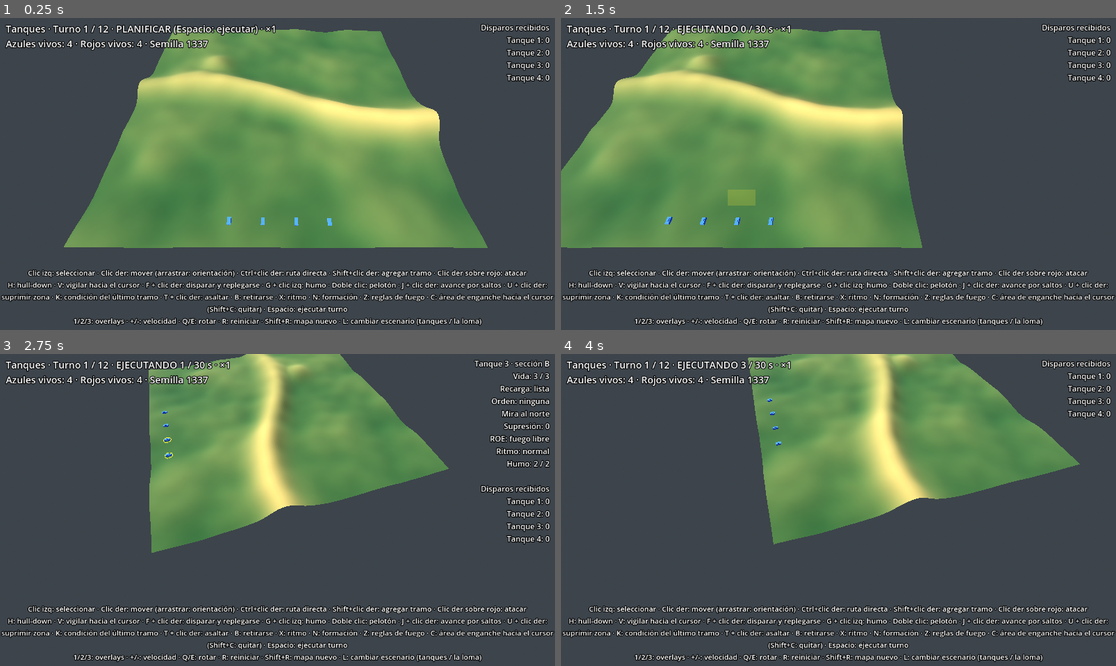
Above: before the commit, frames 1-4 (two rows, left to right).
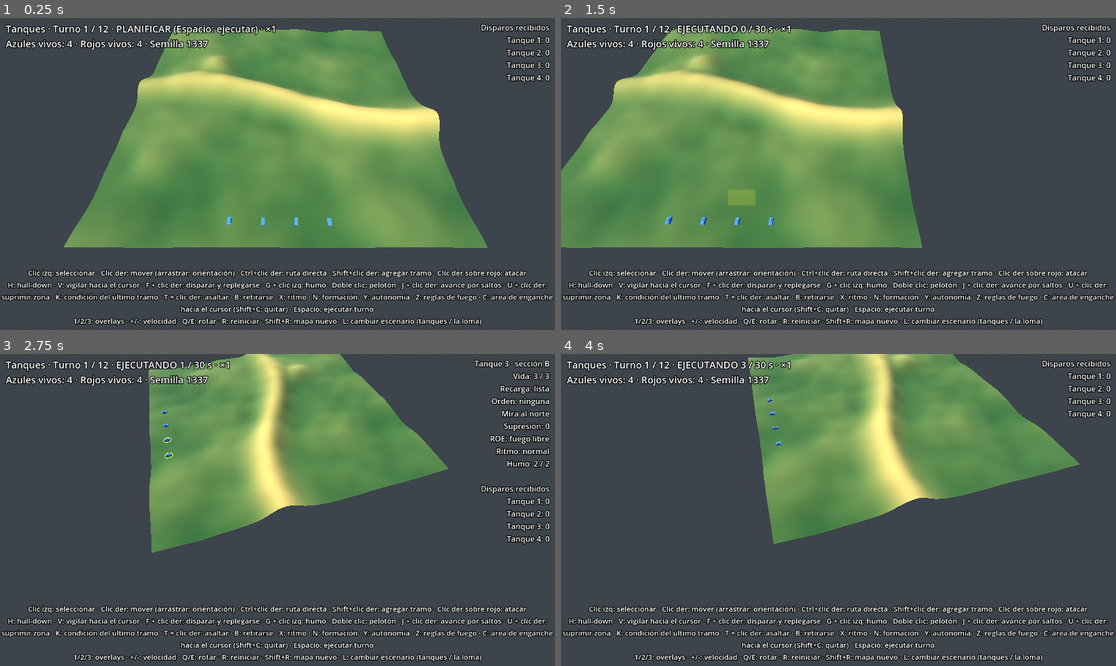
Above: after the commit, the same moments.

Repository: LeandroK99/Demogamev1
Game: Godot game, scene res://main.tscn
The game is run twice, just before and just after one commit, with the same random seed, the same clock (stepped at 60 frames per second) and the same inputs.
Inputs (mouse positions are in pixels of both pictures, inside the frame that each line leads up to):
- Up to frame 1 (0.25 s): no input
- Up to frame 2 (1.5 s): tap Enter at 0.5 s; move the mouse to (960, 158) at 0.52 s; hold D 0.53-1.25 s; tap Y at 0.6 s; click (960, 158) at 0.67 s; tap Space at 0.77 s; drag from (727, 189) to (810, 236) at 1.27 s
- Up to frame 3 (2.75 s): move the mouse to (333, 441) at 2.02 s; hold D from 2.03 s (still down); hold Q from 2.03 s (still down); tap Y at 2.3 s
- Up to frame 4 (4 s): release D at 2.75 s; release Q at 2.75 s; drag from (810, 572) to (672, 463) at 2.77 s; move the mouse to (1005, 556) at 3.52 s; hold A from 3.53 s (still down); tap H at 3.6 s; tap Space at 3.77 s; tap Y at 3.8 s

The runs differ from the first frame. In frame 1, 1.0% of the frame differs, in the area x 32-100%, y 88-95%; in frame 2, 1.0%; in frame 3, 1.0%; in frame 4, 1.0%.

Commit message:
fase 44: radio en el HUD, intención sobre cada escuadra, autonomía y jefe en el panel, tecla Y, banco IA contra IA en la loma
Co-Authored-By: Claude Opus 5.5 <noreply@anthropic.com>
Claude-Session: https://claude.ai/code/session_01FRAVKPY78grxLMWDVvAnAv

Diff:
--- a/game/hud.gd
+++ b/game/hud.gd
@@ -4,7 +4,7 @@
 
 const PLAYER_SIDE: int = 0
 const HELP: String = "Clic izq: seleccionar · Clic der: mover (arrastrar: orientación) · Ctrl+clic der: ruta directa · Shift+clic der: agregar tramo · Clic der sobre rojo: atacar\n" \
-	+ "H: hull-down · V: vigilar hacia el cursor · F + clic der …(190 unchanged characters)… : retirarse · X: ritmo · N: formación · Z: reglas de fuego · C: área de enganche …(188 unchanged characters)…
+	+ "H: hull-down · V: vigilar hacia el cursor · F + clic der …(190 unchanged characters)… : retirarse · X: ritmo · N: formación · Y: autonomía · Z: reglas de fuego · C: área de enganche …(188 unchanged characters)…
 const ORDER_NAMES: Dictionary = {
 	Unit.Order.NONE: "ninguna",
 	Unit.Order.MOVE: "mover",
@@ -45,6 +45,8 @@
 var _unit_info: Label = Label.new()
 var _help: Label = Label.new()
 var _banner: Label = Label.new()
+var _radio: Label = Label.new()
+const RADIO_LINES: int = 6
 
 
 func setup(p_world: SimWorld, tc: TurnController, ic: InputController, p_seed: int) -> void:
@@ -71,6 +73,13 @@
 	_help.autowrap_mode = TextServer.AUTOWRAP_WORD_SMART
 	_help.offset_bottom = -8.0
 	add_child(_help)
+
+	_style(_radio, 15)
+	_radio.set_anchors_preset(Control.PRESET_BOTTOM_LEFT)
+	_radio.grow_vertical = Control.GROW_DIRECTION_BEGIN
+	_radio.position = Vector2(12.0, -150.0)
+	_radio.modulate = Color(0.75, 1.0, 0.75)
+	add_child(_radio)
 
 	_style(_banner, 52)
 	_banner.set_anchors_preset(Control.PRESET_CENTER)
@@ -100,6 +109,7 @@
 		scen, world.turn, Config.MAX_TURNS, phase_text, roundi(turn_controller.speed()),
 		world.alive_count(0), world.alive_count(1), map_seed]
 	_unit_info.text = _unit_text()
+	_radio.text = radio_text(world, PLAYER_SIDE, RADIO_LINES)
 	if world.game_over:
 		_banner.visible = true
 		var result: String = "EMPATE"
@@ -108,6 +118,23 @@
 		elif world.winner != SimWorld.DRAW:
 			result = "DERROTA"
 		_banner.text = "%s\nR: jugar de nuevo · Shift+R: mapa nuevo" % result
+
+
+## Las últimas n líneas de radio del bando: "[m:ss] Escuadra 2: ¡contacto! ...".
+static func radio_text(w: SimWorld, side: int, n: int) -> String:
+	var lines: PackedStringArray = PackedStringArray()
+	for i: int in range(w.radio_log.size() - 1, -1, -1):
+		var r: Dictionary = w.radio_log[i]
+		if int(r["side"]) != side:
+			continue
+		var secs: int = roundi(float(r["tick"]) * Config.TICK)
+		var u: Unit = w.get_unit(int(r["unit"]))
+		lines.insert(0, "[%d:%02d] %s %d: %s" % [secs / 60, secs % 60, unit_name(u), u.id + 1, r["text"]])
+		if lines.size() >= n:
+			break
+	if lines.is_empty():
+		return ""
+	return "Radio\n" + "\n".join(lines)
 
 
 static func unit_name(u: Unit) -> String:
@@ -204,6 +231,12 @@
 			if sel.broken:
 				state = " · QUEBRADA"
 			lines.append("Moral: %d%s" % [roundi(sel.morale), state])
+			var m: SquadMind = sel.mind
+			lines.append("Autonomía: %s · jefe %s" % [SquadMind.AUTONOMY_NAMES[m.autonomy], SquadMind.QUALITY_NAMES[m.quality]])
+			if m.is_disorganized(world.total_ticks):
+				lines.append("Decide: SIN JEFE, desorganizada")
+			elif not m.is_following():
+				lines.append("Decide: %s" % m.option_name())
 		var supp_state: String = ""
 		if world.is_pinned(sel):
 			supp_state = " · inmovilizada"
--- a/game/input_controller.gd
+++ b/game/input_controller.gd
@@ -129,6 +129,9 @@
 	if key != null and key.pressed and not key.echo and key.physical_keycode == KEY_N:
 		_cycle_formation()
 		return
+	if key != null and key.pressed and not key.echo and key.physical_keycode == KEY_Y:
+		_cycle_autonomy()
+		return
 	if key != null and key.pressed and not key.echo and key.physical_keycode == KEY_T:
 		if world.phase == SimWorld.Phase.PLAN and not selected_ids.is_empty():
 			pending_mode = "assault"
@@ -364,6 +367,20 @@
 	var next: int = (u.formation + 1) % Unit.Formation.size()
 	for id: int in selected_ids:
 		world.set_formation(id, next)
+
+
+## Y: autonomía de las escuadras elegidas (estricta, normal, alta).
+func _cycle_autonomy() -> void:
+	var u: Unit = null
+	for id: int in selected_ids:
+		if world.get_unit(id).mind != null:
+			u = world.get_unit(id)
+			break
+	if u == null:
+		return
+	var next: int = (u.mind.autonomy + 1) % SquadMind.Autonomy.size()
+	for id: int in selected_ids:
+		world.set_autonomy(id, next)
 
 
 ## C: área de enganche hacia el cursor (arco centrado en el cursor y distancia máxima
--- a/game/unit_view.gd
+++ b/game/unit_view.gd
@@ -121,6 +121,10 @@
 		elif unit.suppression >= Config.SUPPRESSED:
 			mark = " ▼"
 		_label.text = "%d%s" % [unit.hp, mark]
+		if unit.mind != null and unit.side == player_side and world != null:
+			var intent: String = unit.mind.intent_short(world.total_ticks)
+			if intent != "":
+				_label.text += "\n" + intent # lo que decidió por su cuenta
 		_label.modulate = Color.WHITE.lerp(Color(1.0, 0.35, 0.2), clampf(unit.suppression / 100.0, 0.0, 1.0))
 
 
--- a/sim/mind_sim.gd
+++ b/sim/mind_sim.gd
@@ -275,8 +275,8 @@
 		if not u.path.is_empty():
 			s[SquadMind.Option.FLANK] = Config.FLANK_SCORE + 1.0
 		return
-	if m.option != SquadMind.Option.FOLLOW:
-		return
+	if m.option != SquadMind.Option.FOLLOW or u.path.is_empty():
+		return # solo flanquea la que avanza; la que defiende se queda en su puesto
 	if w.fired_upon_within(u, Config.FLANK_QUIET_SECONDS) or u.order in [Unit.Order.ASSAULT, Unit.Order.WITHDRAW]:
 		return
 	for id: int in m.contacts:
@@ -484,15 +484,19 @@
 	if m.is_following():
 		_save_intent(u)
 	_exit(w, u, m.option)
+	var was: int = m.option
 	m.option = opt
 	m.since_tick = w.total_ticks
-	m.data = {}
+	m.data = {"was": was}
 	if opt == SquadMind.Option.FOLLOW:
 		_restore_intent(w, u)
-		w.radio(u, "retoma la orden")
+		if was not in [SquadMind.Option.CONTACT_DRILL, SquadMind.Option.AMBUSH]:
+			w.radio(u, "retoma la orden") # tras un drill o una emboscada sigue sin avisar
 	else:
 		_enter(w, u, opt)
 		w.radio(u, _announce(opt))
+		var key: String = SquadMind.OPTION_NAMES[opt]
+		w.decision_counts[key] = int(w.decision_counts.get(key, 0)) + 1
 
 
 func _enter(w: SimWorld, u: Unit, opt: int) -> void:
--- a/sim/sim_world.gd
+++ b/sim/sim_world.gd
@@ -64,6 +64,8 @@
 var minds: MindSim = MindSim.new() # la autonomía de las escuadras
 ## Radio: lo que las escuadras deciden por su cuenta. {tick, turn, side, unit, text}, el último al final.
 var radio_log: Array[Dictionary] = []
+## Decisiones propias tomadas en la partida (nombre de la opción -> cantidad), para el banco IA contra IA.
+var decision_counts: Dictionary = {}
 var _autonomous: int = 0 # > 0: órdenes que se da la propia escuadra (valen en la ejecución)
 
 
@@ -696,6 +698,17 @@
 
 
 ## Ritmo de una unidad (solo en PLAN). Dura hasta que se cambie.
+## Autonomía de una escuadra (en cualquier fase). Bajarla a estricta la hace volver a la orden.
+func set_autonomy(unit_id: int, autonomy: int) -> bool:
+	var u: Unit = get_unit(unit_id)
+	if u == null or not u.alive or u.mind == null:
+		return false
+	u.mind.autonomy = autonomy
+	if not SquadMind.allowed(autonomy, u.mind.option):
+		minds.switch_to(self, u, SquadMind.Option.FOLLOW)
+	return true
+
+
 func set_pace(unit_id: int, pace: int) -> bool:
 	var u: Unit = get_unit(unit_id)
 	if u == null or not u.alive or phase != Phase.PLAN:
--- a/sim/squad_mind.gd
+++ b/sim/squad_mind.gd
@@ -15,6 +15,8 @@
 ## Para la radio y el HUD.
 const OPTION_NAMES: Array[String] = ["sigue la orden", "contacto", "se reubica", "emboscada",
 	"rompe el contacto", "avanza por saltos", "flanquea", "rescata un herido"]
+## Ícono de intención sobre la escuadra (vacío = cumple la orden).
+const INTENT_SHORT: Array[String] = ["", "CONTACTO", "REUBICA", "EMBOSCADA", "SE REPLIEGA", "SALTOS", "FLANQUEA", "RESCATE"]
 const AUTONOMY_NAMES: Array[String] = ["estricta", "normal", "alta"]
 const QUALITY_NAMES: Array[String] = ["veterano", "regular", "novato"]
 
@@ -125,3 +127,8 @@
 
 func option_name() -> String:
 	return OPTION_NAMES[option]
+
+
+## Texto corto de lo que está haciendo por su cuenta (para el ícono sobre la escuadra).
+func intent_short(now: int) -> String:
+	return "SIN JEFE" if is_disorganized(now) else INTENT_SHORT[option]
--- /dev/null
+++ b/tests/harness_loma.gd
@@ -0,0 +1,56 @@
+extends SceneTree
+## Banco IA contra IA en La loma (no es un test): el azul avanza hacia la cresta con autonomía alta
+## y el rojo defiende con su comandante. Imprime ganador, bajas y decisiones por semilla y el total.
+## godot --headless --path . --script res://tests/harness_loma.gd -- [semillas] [turnos]
+func _initialize() -> void:
+	var args: PackedStringArray = OS.get_cmdline_user_args()
+	var seeds: int = int(args[0]) if args.size() > 0 else 20
+	var max_turns: int = int(args[1]) if args.size() > 1 else Config.MAX_TURNS
+	var wins: Array[int] = [0, 0, 0] # azul, rojo, empate
+	var decisions: Dictionary = {}
+	var men_left: Array[int] = [0, 0]
+	for k: int in seeds:
+		var w: SimWorld = SimWorld.new(1000 + k, null, true, SimWorld.Scenario.LOMA)
+		for u: Unit in w.units:
+			if u.side == 0 and u.mind != null:
+				u.mind.autonomy = SquadMind.Autonomy.HIGH
+		while not w.game_over and w.turn <= max_turns:
+			_blue_orders(w)
+			w.begin_execute()
+			while w.phase == SimWorld.Phase.EXECUTE and not w.game_over:
+				w.step()
+			if w.turn > max_turns:
+				break
+		var win: int = w.winner if w.game_over else w.objective_holder()
+		var slot: int = 2
+		if win == 0:
+			slot = 0
+		elif win == 1:
+			slot = 1
+		wins[slot] += 1
+		var men: Array[int] = [0, 0]
+		for u: Unit in w.units:
+			if u.alive and u.is_infantry():
+				men[u.side] += u.ok_count()
+		men_left[0] += men[0]
+		men_left[1] += men[1]
+		for key: String in w.decision_counts:
+			decisions[key] = int(decisions.get(key, 0)) + int(w.decision_counts[key])
+		print("semilla %d: %s  turno %d  hombres azul %d rojo %d" % [1000 + k, ["azul", "rojo", "empate"][slot], w.turn, men[0], men[1]])
+	print("TOTAL azul %d · rojo %d · empate %d · hombres promedio azul %.1f rojo %.1f" % [wins[0], wins[1], wins[2],
+		men_left[0] / float(seeds), men_left[1] / float(seeds)])
+	print("decisiones: %s" % str(decisions))
+	quit()
+
+
+## El azul: cada escuadra sin ruta va hacia la cresta (al costado del objetivo según su número); el tanque cubre.
+func _blue_orders(w: SimWorld) -> void:
+	var obj: Vector2i = w.objective_cell()
+	var i: int = 0
+	for u: Unit in w.units:
+		if u.side != 0 or not u.alive:
+			continue
+		if u.is_infantry():
+			if u.path.is_empty():
+				w.order_move(u.id, w._nearest_walkable(obj + Vector2i((i - 1) * 6, 0), Unit.Kind.INFANTRY))
+			i += 1
--- a/tests/test_fire_teams.gd
+++ b/tests/test_fire_teams.gd
@@ -60,9 +60,11 @@
 	var base: Unit = world.add_unit(0, Vector2(48, 70), Unit.Kind.INFANTRY)
 	var sq: Unit = world.add_unit(0, Vector2(30, 75), Unit.Kind.INFANTRY)
 	sq.mind.autonomy = SquadMind.Autonomy.HIGH
+	world.order_move(sq.id, Vector2i(30, 55)) # flanquea la que avanza
 	world.begin_execute()
 	var contact: Vector2 = Vector2(48, 40) * Config.CELL_SIZE
 	sq.mind.learn(4, contact, world.total_ticks, true)
+	sq.mind.reacted[4] = true # ya hizo el drill por este contacto
 	base.last_fire_tick = world.total_ticks
 	world.mind_think_now(sq)
 	assert_eq(sq.mind.option, O.FLANK, "flanquea")
Not shown, added: tests/harness_loma.gd.uid
Not shown, changed: docs/PLAN.md
